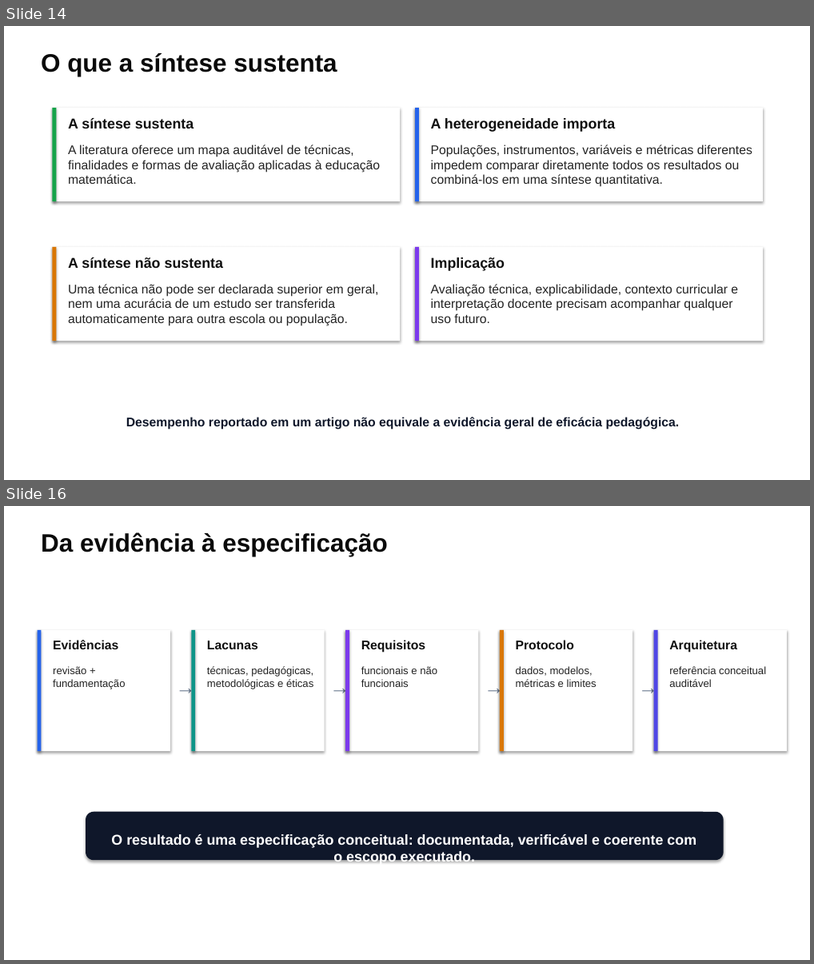
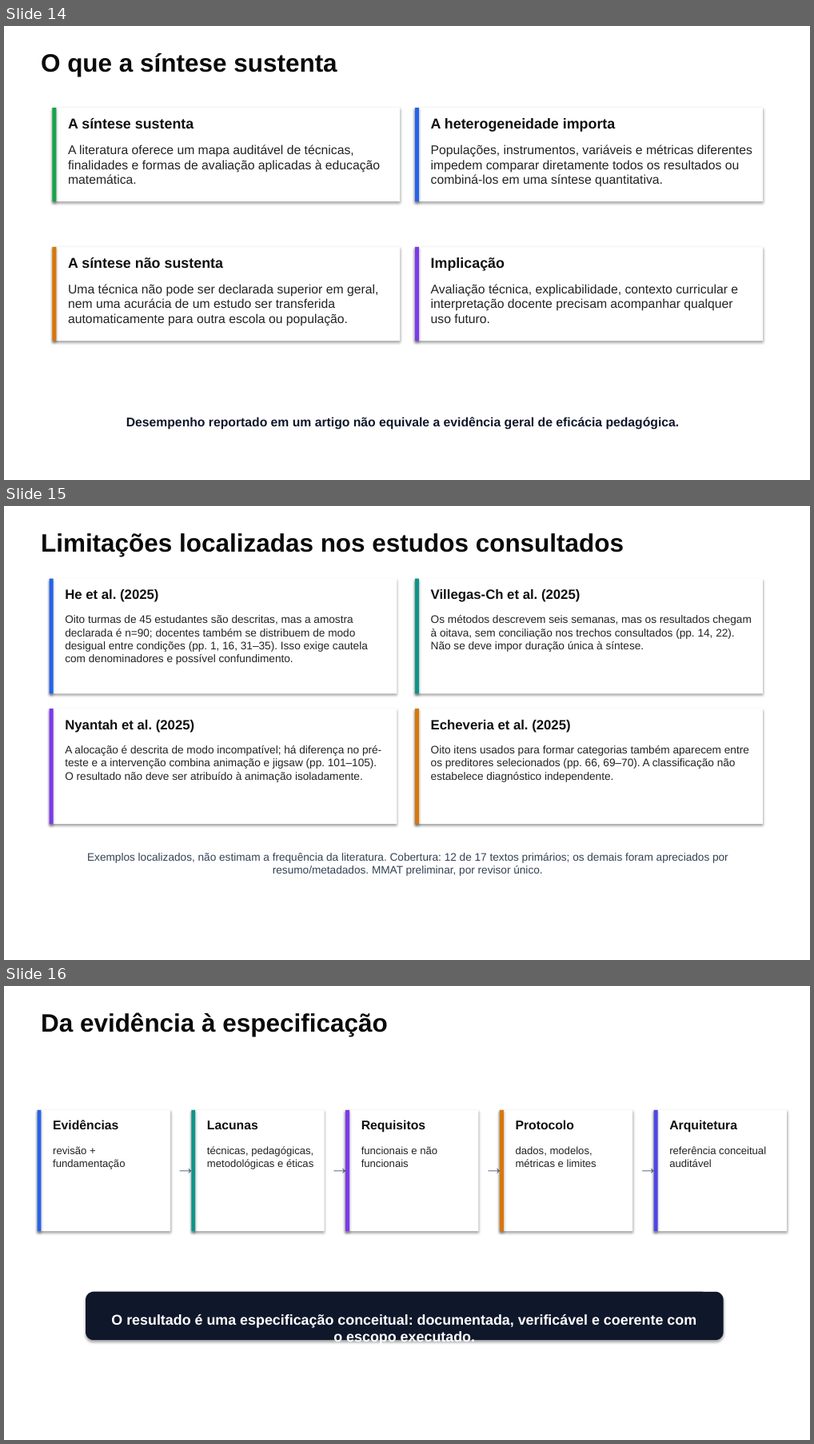
Before and after one commit to thalesfb/ccw, a slide deck: results/tcc/presentation/ensino_personalizado_de_matematica_tcc.pptx. Shown one above the other, each under a label of ours: slides 14 and 16 before the commit, slides 14, 15 and 16 after it; the slides between them are not shown. The pictures are 814x964 and 814x1444 pixels, drawn with LibreOffice and Linux fonts; fonts in the diff are those of the drawing. Boxes give left, top, right and bottom in pixels: in the first picture for what was removed or moved away, otherwise in the second. Text is boxed around its words. In the diff, an @@ line names an element or a change of style, - is before the commit and + after.

```diff
--- a/results/tcc/presentation/ensino_personalizado_de_matematica_tcc.pptx
+++ b/results/tcc/presentation/ensino_personalizado_de_matematica_tcc.pptx
@@ slide 15 added at [4,506,810,960], background #FFFFFF @@
@@ text added at [41,533,624,556], 30 pt, text #0A0A0A, bold @@
+Limitações localizadas nos estudos consultados
@@ rectangle added at [50,579,398,693], fill #FFFFFF @@
@@ rectangle added at [50,579,54,693], fill #2563EB @@
@@ text added at [65,589,158,602], 16 pt, text #0F0F0F, bold @@
+He et al. (2025)
@@ rectangle added at [415,579,763,693], fill #FFFFFF @@
@@ rectangle added at [415,579,420,693], fill #0D9488 @@
@@ text added at [431,589,580,602], 16 pt, text #0F0F0F, bold @@
+Villegas-Ch et al. (2025)
@@ text added at [65,615,368,664], 13 pt, text #232323 @@
+Oito turmas de 45 estudantes são descritas, mas a amostra declarada é n=90; docentes também se distribuem de modo desigual entre condições (pp. 1, 16, 31–35). Isso exige cautela com denominadores e possível confundimento.
@@ text added at [431,615,751,652], 13 pt, text #232323 @@
+Os métodos descrevem seis semanas, mas os resultados chegam à oitava, sem conciliação nos trechos consultados (pp. 14, 22). Não se deve impor duração única à síntese.
@@ rectangle added at [50,708,398,824], fill #FFFFFF @@
@@ rectangle added at [50,708,54,824], fill #7C3AED @@
@@ text added at [65,720,194,732], 16 pt, text #0F0F0F, bold @@
+Nyantah et al. (2025)
@@ rectangle added at [415,708,763,824], fill #FFFFFF @@
@@ rectangle added at [415,708,420,824], fill #D97706 @@
@@ text added at [431,720,570,732], 16 pt, text #0F0F0F, bold @@
+Echeveria et al. (2025)
@@ text added at [65,745,382,782], 13 pt, text #232323 @@
+A alocação é descrita de modo incompatível; há diferença no pré-teste e a intervenção combina animação e jigsaw (pp. 101–105). O resultado não deve ser atribuído à animação isoladamente.
@@ text added at [431,745,750,782], 13 pt, text #232323 @@
+Oito itens usados para formar categorias também aparecem entre os preditores selecionados (pp. 66, 69–70). A classificação não estabelece diagnóstico independente.
@@ text added at [87,852,729,876], 13 pt, text #334155 @@
+Exemplos localizados, não estimam a frequência da literatura. Cobertura: 12 de 17 textos primários; os demais foram apreciados por resumo/metadados. MMAT preliminar, por revisor único.
```
Also in this commit, not shown: 2 slides changed, 1 slide removed, 26 other files.
